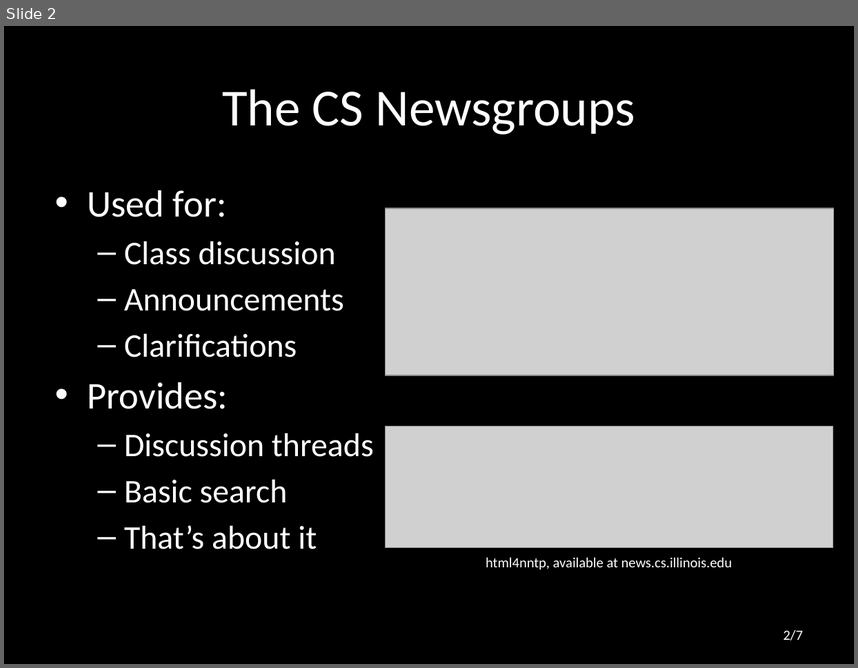
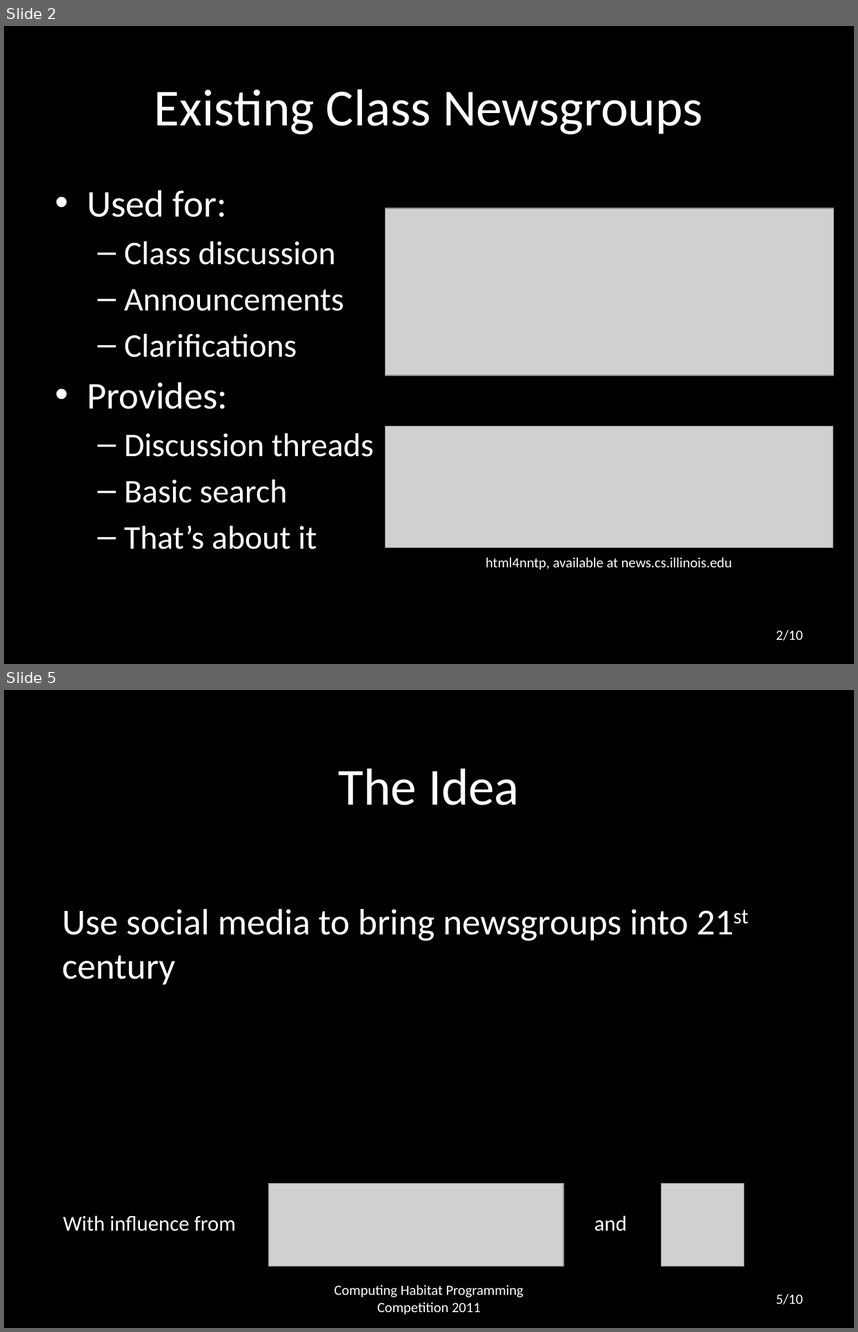
Before and after one commit to kryali/CourseOverflow, a slide deck: Presentation.pptx. Shown one above the other, each under a label of ours: slide 2 before the commit, slides 2 and 5 after it; the slides between them are not shown. The pictures are 858x668 and 858x1332 pixels, drawn with LibreOffice and Linux fonts; fonts in the diff are those of the drawing; grey boxes stand for pictures. Boxes give left, top, right and bottom in pixels: in the first picture for what was removed or moved away, otherwise in the second. Text is boxed around its words. In the diff, an @@ line names an element or a change of style, - is before the commit and + after.

```diff
--- a/Presentation.pptx
+++ b/Presentation.pptx
@@ slide 5 added at <box>4,690,854,1328</box>, background #000000 @@
@@ title added at <box>338,768,519,805</box>, 44 pt, text #FFFFFF @@
+The Idea
@@ text added at <box>62,909,688,985</box>, 31 pt, text #FFFFFF @@
+Use social media to bring newsgroups into 21st century
@@ picture added at <box>268,1183,564,1265</box> @@
@@ picture added at <box>661,1183,744,1265</box> @@
@@ text added at <box>63,1215,236,1231</box>, 18 pt, text #FFFFFF @@
+With influence from
@@ text added at <box>595,1215,627,1231</box>, 18 pt, text #FFFFFF @@
+and
@@ text added at <box>335,1284,524,1314</box>, 12 pt, text #FFFFFF @@
+Computing Habitat Programming Competition 2011
@@ page number added at <box>776,1293,803,1304</box>, 12 pt, text #FFFFFF @@
+5/10
@@ slide 2 changed as well @@
@@ title at <box>154,89,703,134</box>: text changed @@
-The CS Newsgroups
+Existing Class Newsgroups
@@ page number at <box>776,629,803,640</box>: text changed @@
-2/7
+2/10
```
Also in this commit, not shown: 5 other slides changed, 3 other slides added, 1 slide removed.
